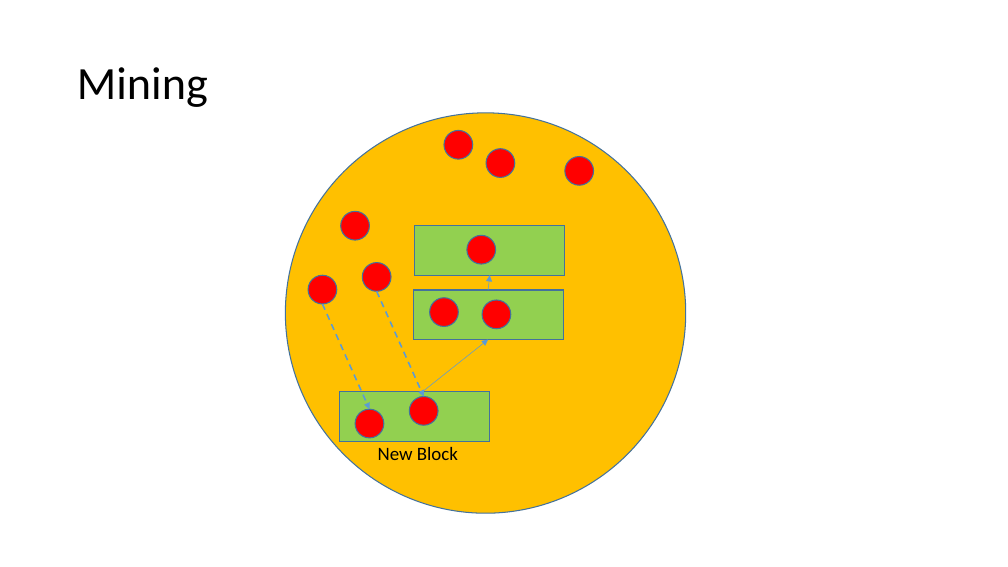
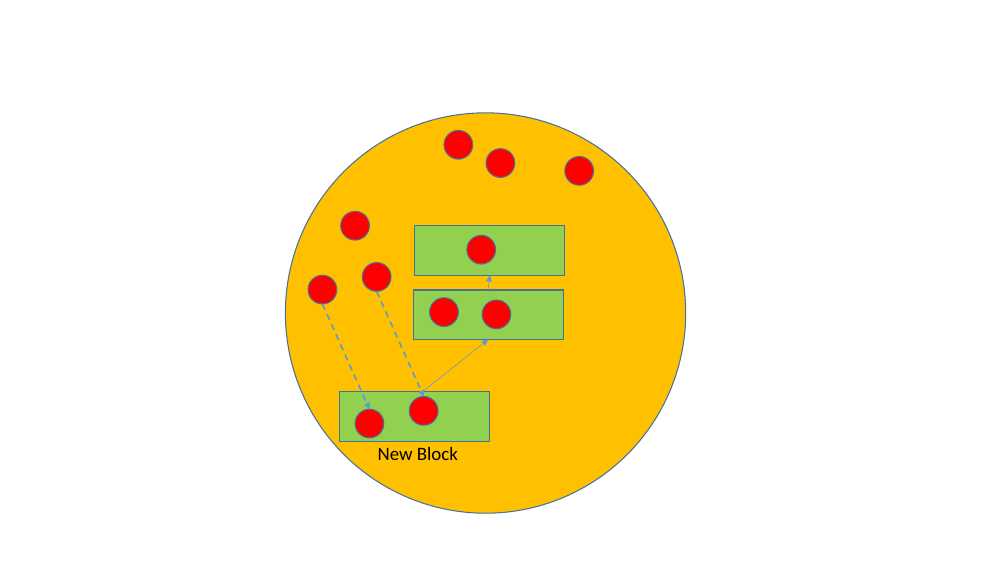
Before and after one commit to ajlopez/Talks, a slide deck: slide 9 of ConnBlockchains/images/BlockchainImages.pptx. Drawn at 1008x567 pixels with LibreOffice and Linux fonts; fonts in the diff are those of the drawing. Boxes give left, top, right and bottom in pixels: in the first picture for what was removed or moved away, otherwise in the second. Text is boxed around its words. In the diff, an @@ line names an element or a change of style, - is before the commit and + after.

```diff
--- a/ConnBlockchains/images/BlockchainImages.pptx
+++ b/ConnBlockchains/images/BlockchainImages.pptx
@@ title removed at <box>77,67,208,107</box> @@
-Mining
```
Also in this commit, not shown: 3 other slides changed, 8 other files.
